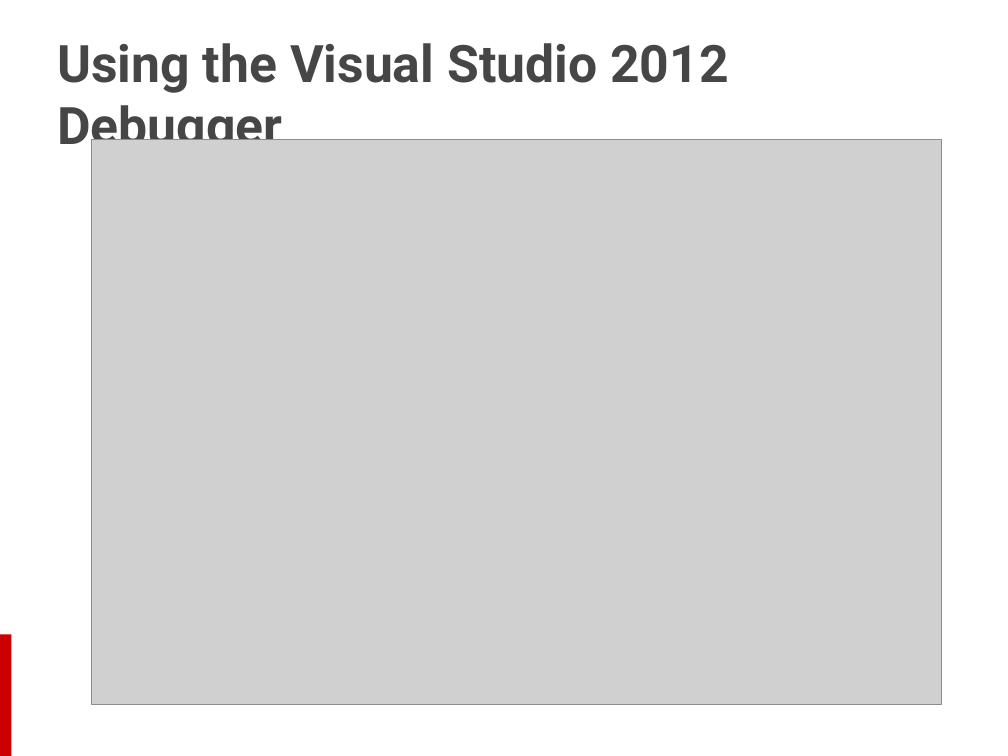
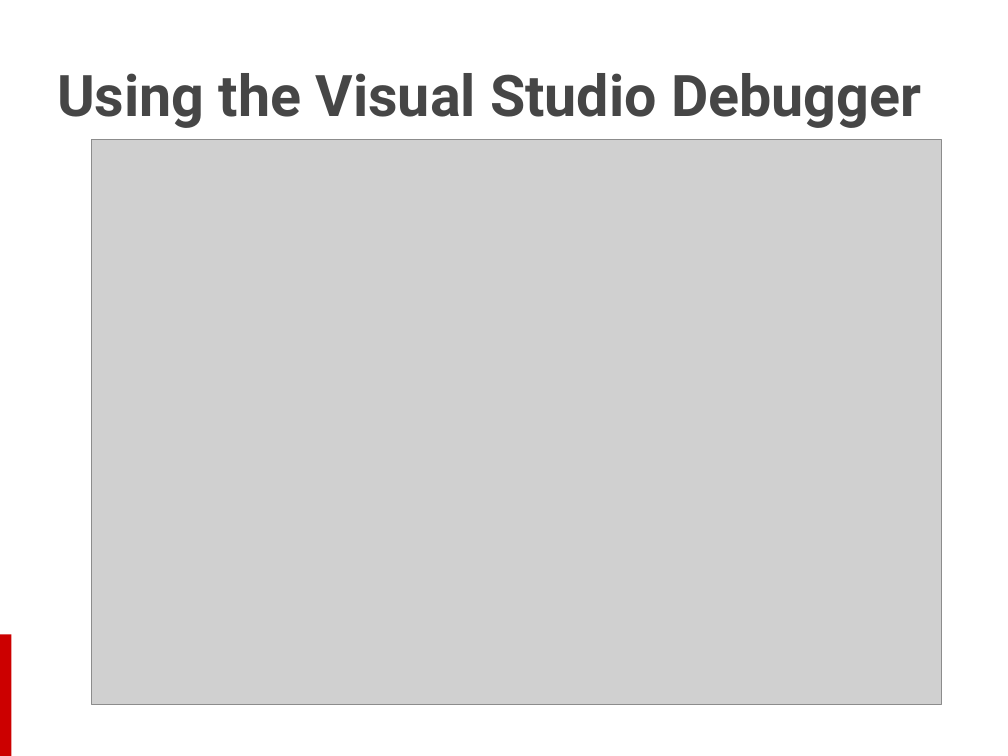
Before and after one commit to martinesmann/cs-70-483, a slide deck: slide 21 of Modules/Module 01 - Introduction to C#, .NET and VS/01 - Introduction to C#, .NET and VS.pptx (slide 25 before the commit). Drawn at 1008x756 pixels with LibreOffice and Linux fonts; fonts in the diff are those of the drawing; grey boxes stand for pictures; background and template pictures are left out. Boxes give left, top, right and bottom in pixels: in the first picture for what was removed or moved away, otherwise in the second. Text is boxed around its words. In the diff, an @@ line names an element or a change of style, - is before the commit and + after.

```diff
--- a/Modules/Module 01 - Introduction to C#, .NET and VS/01 - Introduction to C#, .NET and VS.pptx
+++ b/Modules/Module 01 - Introduction to C#, .NET and VS/01 - Introduction to C#, .NET and VS.pptx
@@ title at (x1=57, y1=73, x2=921, y2=128): text changed; size 36.9 to 41 pt @@
-Using the Visual Studio 2012 Debugger
+Using the Visual Studio Debugger
```
Also in this commit, not shown: 9 other slides changed, 5 slides removed, 5 other files.
